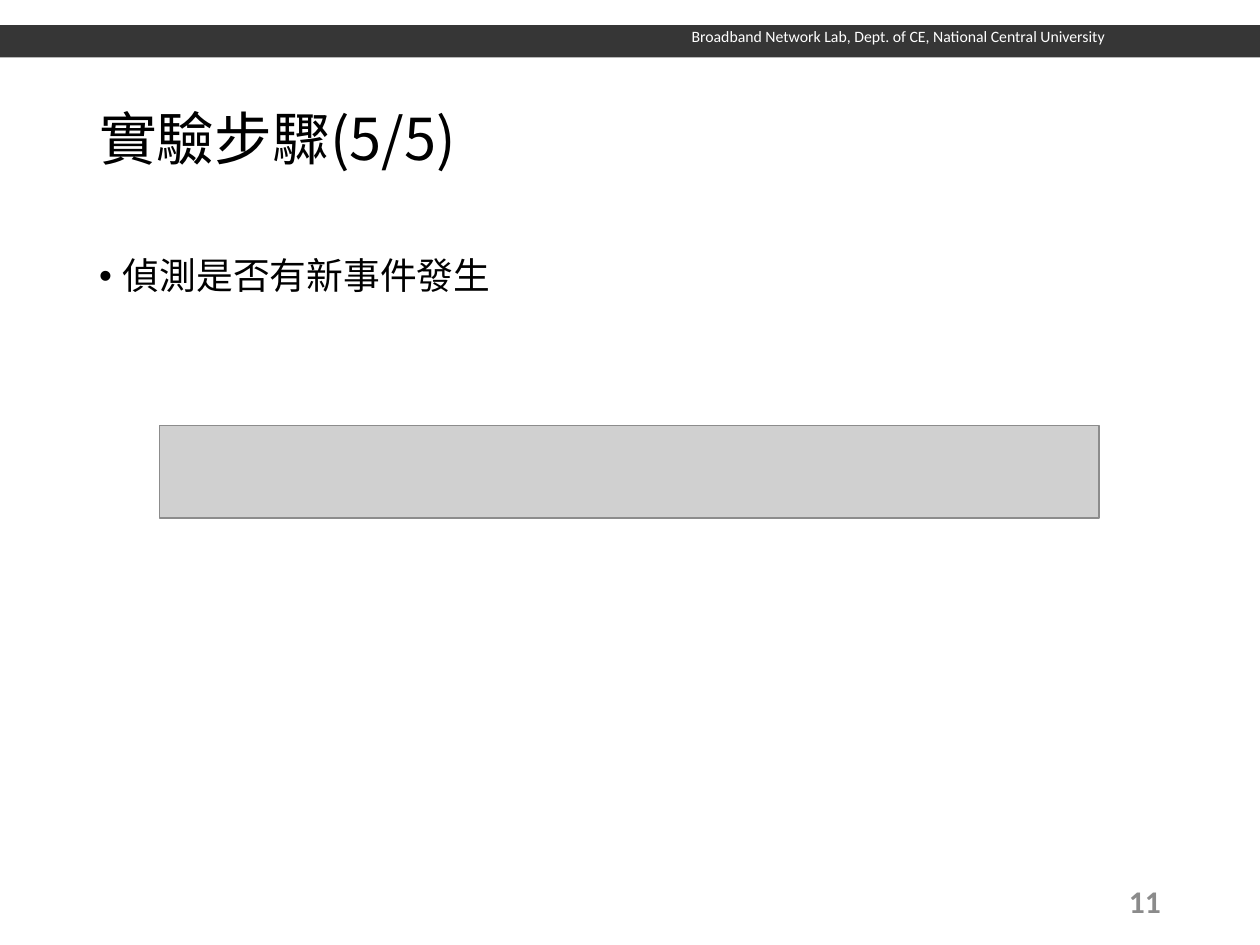
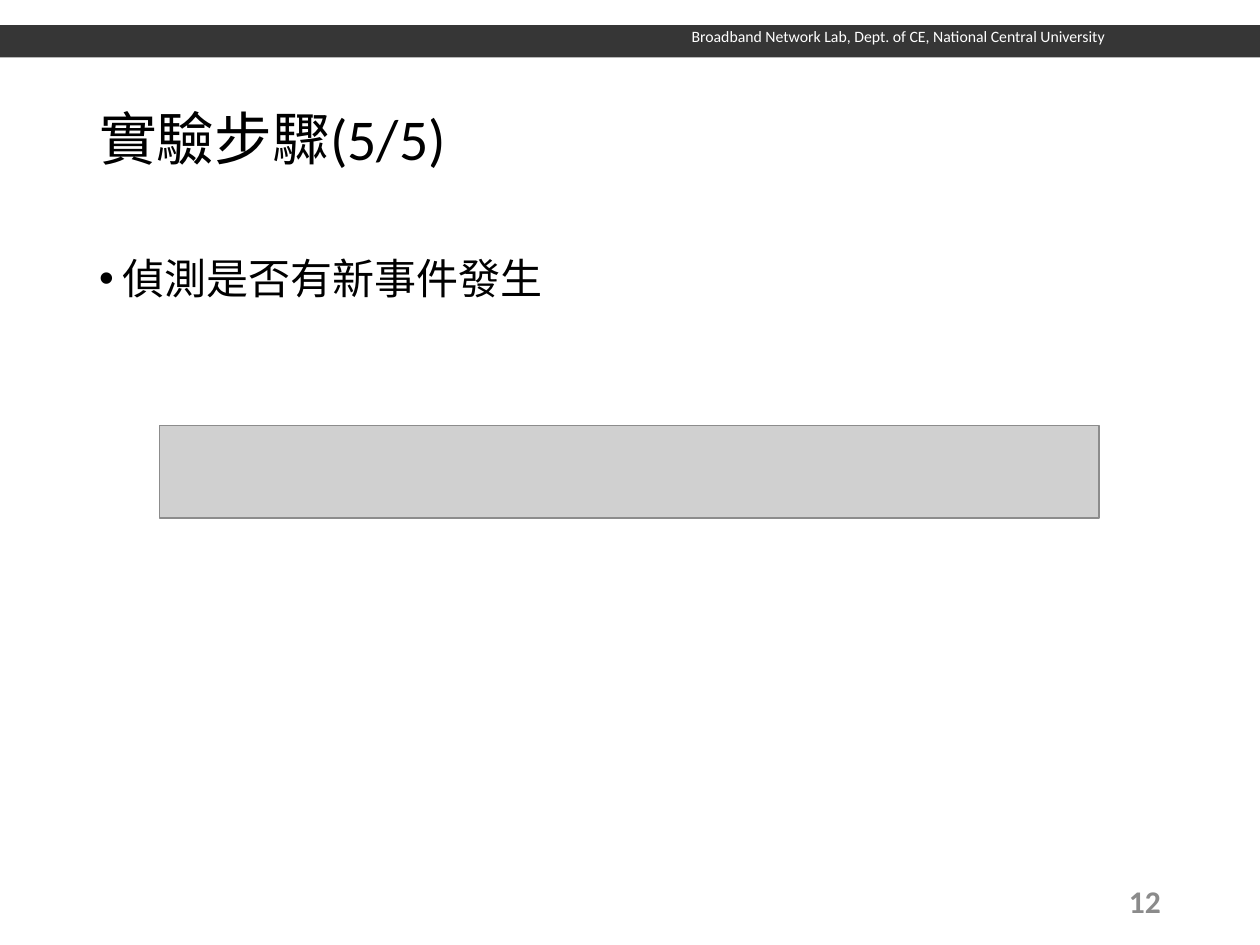
Before and after one commit to Emerler/Raspberrypi-Course, a slide deck: slide 13 of Lab2/樹莓派-電子鋼琴.pptx (slide 12 before the commit). Drawn at 1260x945 pixels with LibreOffice and Linux fonts; fonts in the diff are those of the drawing; grey boxes stand for pictures; background and template pictures are left out. Boxes give left, top, right and bottom in pixels: in the first picture for what was removed or moved away, otherwise in the second. Text is boxed around its words. In the diff, an @@ line names an element or a change of style, - is before the commit and + after.

```diff
--- a/Lab2/樹莓派-電子鋼琴.pptx
+++ b/Lab2/樹莓派-電子鋼琴.pptx
@@ title "實驗步驟(5/5)" at (99,111,446,168): font Noto Sans CJK SC to Calibri @@
@@ text "偵測是否有新事件發生" at (123,258,543,298): size 21 to 24 pt, font Noto Sans CJK SC to Calibri @@
@@ page number at (1129,892,1161,913): text changed @@
-11
+12
```
Also in this commit, not shown: 12 other slides changed, 1 slide added, 1 other file.
